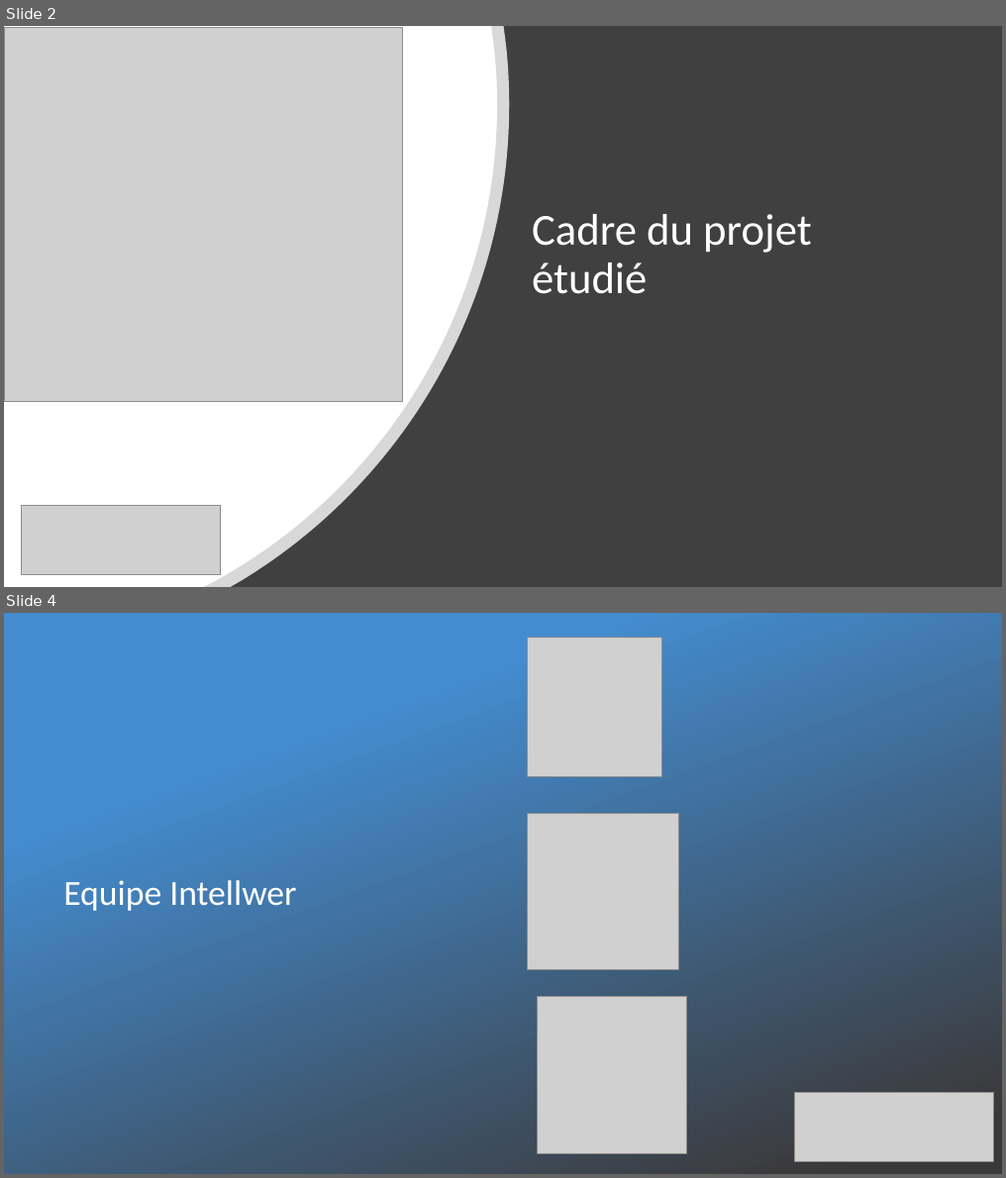
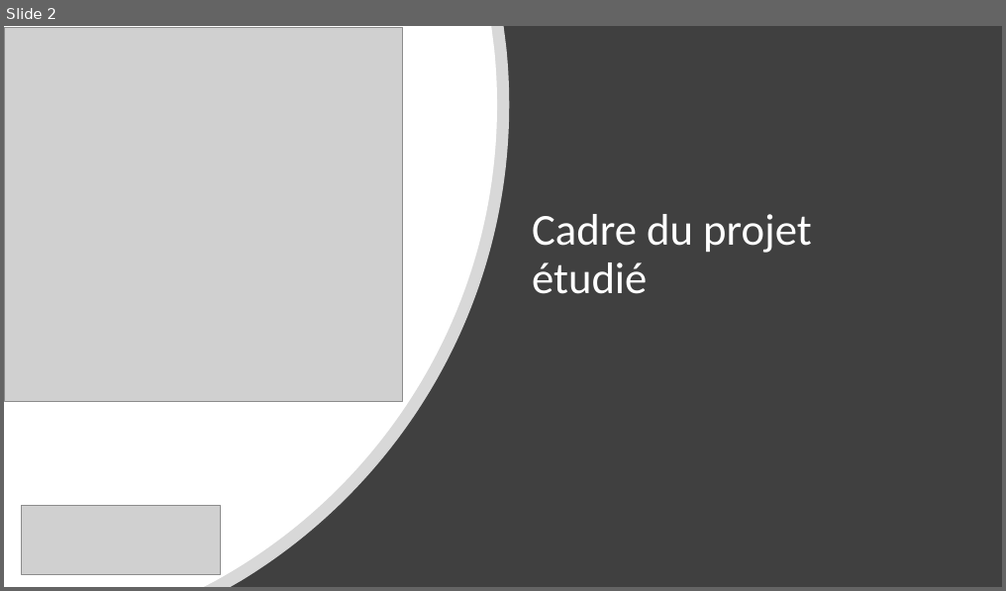
Before and after one commit to jferrier34/B4DIAPO, a slide deck: B4-Diaporama-julien.ferrier-Toulouse.pptx. Shown one above the other, each under a label of ours: slides 2 and 4 before the commit, slide 2 after it; the slides between them are not shown. The pictures are 1006x1178 and 1006x591 pixels, drawn with LibreOffice and Linux fonts; fonts in the diff are those of the drawing; grey boxes stand for pictures; background and template pictures are left out; a plain dark background stands for a picture behind light text. Boxes give left, top, right and bottom in pixels: in the first picture for what was removed or moved away, otherwise in the second. Text is boxed around its words. In the diff, an @@ line names an element or a change of style, - is before the commit and + after.

```diff
--- a/B4-Diaporama-julien.ferrier-Toulouse.pptx
+++ b/B4-Diaporama-julien.ferrier-Toulouse.pptx
@@ slide 4 removed at (x1=4, y1=613, x2=1002, y2=1174), background picture (left out) @@
@@ rectangle removed at (x1=4, y1=613, x2=502, y2=1174) @@
@@ rectangle removed at (x1=4, y1=613, x2=1002, y2=1174) @@
@@ picture removed at (x1=528, y1=637, x2=662, y2=776) @@
@@ picture removed at (x1=528, y1=813, x2=678, y2=970) @@
@@ text removed at (x1=63, y1=880, x2=296, y2=911) @@
-Equipe Intellwer
@@ picture removed at (x1=538, y1=996, x2=687, y2=1154) @@
@@ picture removed at (x1=795, y1=1093, x2=994, y2=1161) @@
```
Also in this commit, not shown: 9 slides changed, 11 slides added.
